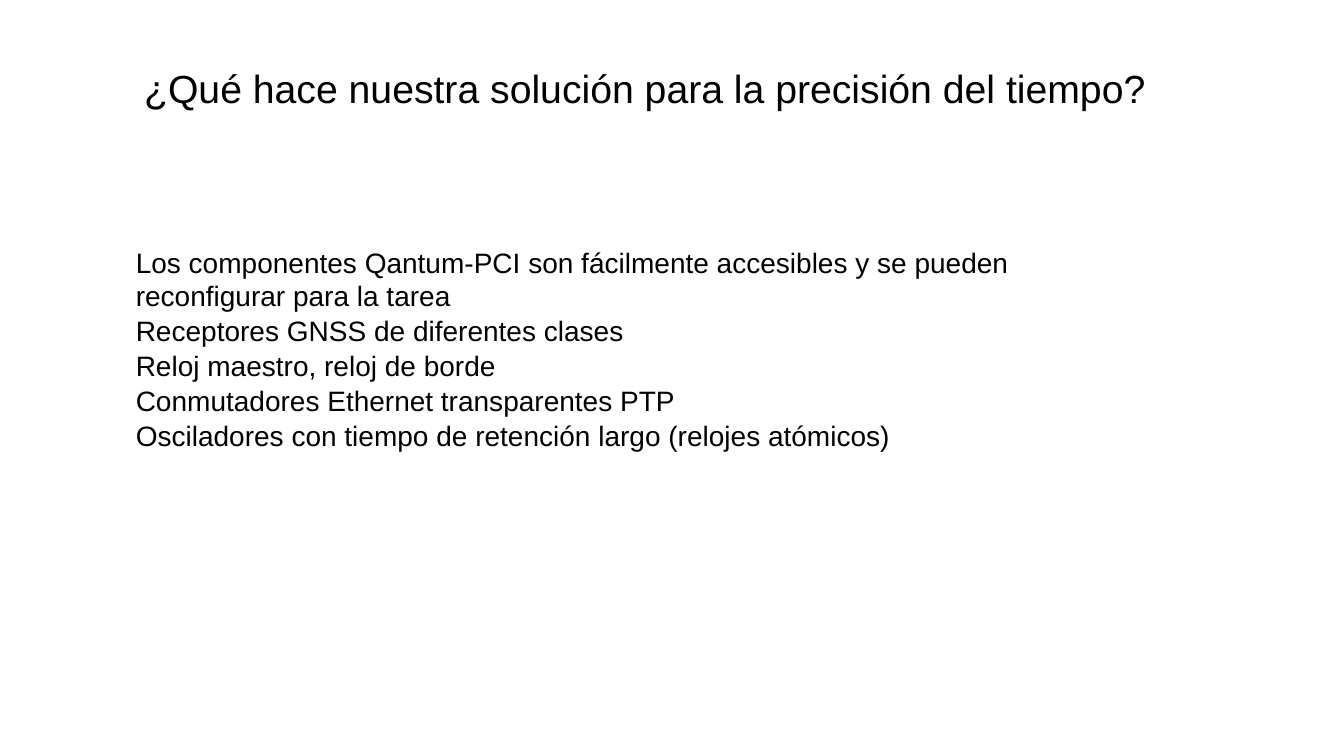
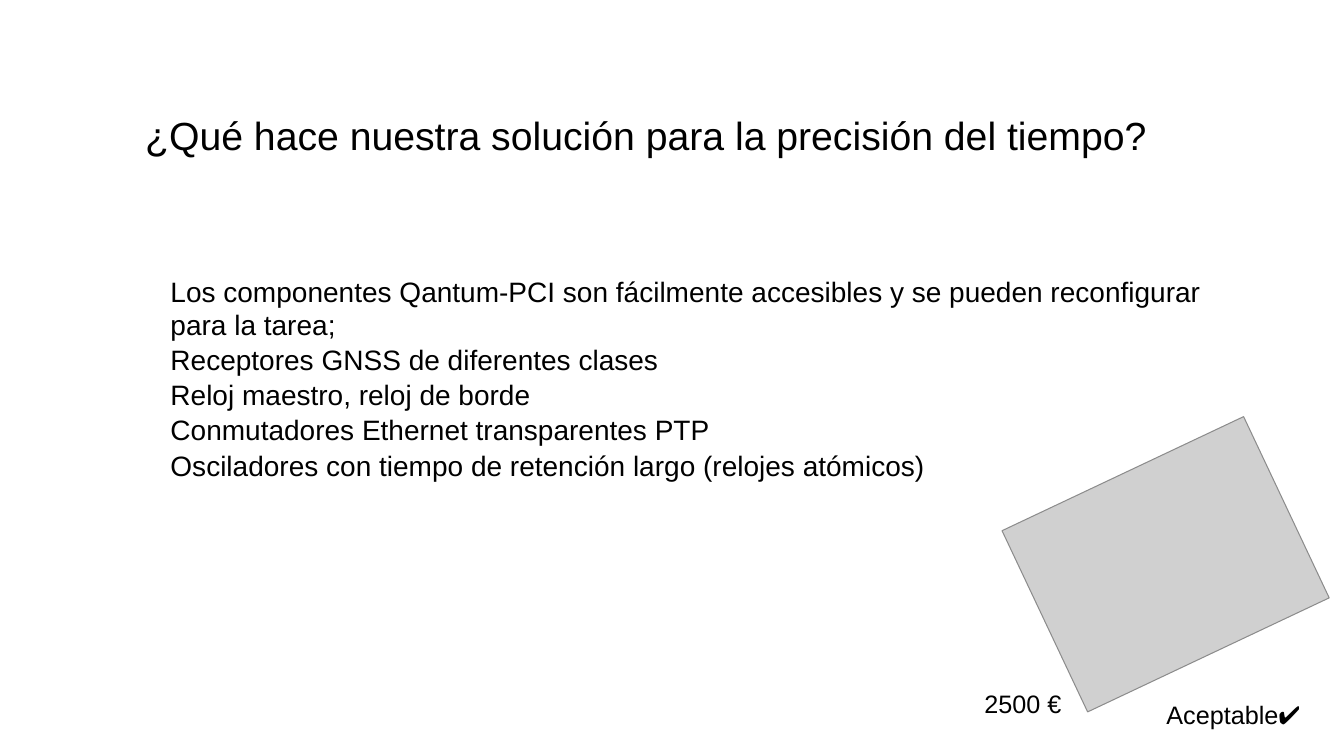
Before and after one commit to SiwaNetwork/QUANTUM, a slide deck: slide 10 of Time-Card/ДОКУМЕНТЫ/МАТЕРИАЛ СТАТЬИ/Применение в энергетике испанский.pptx. Drawn at 1344x756 pixels with LibreOffice and Linux fonts; fonts in the diff are those of the drawing; grey boxes stand for pictures. Boxes give left, top, right and bottom in pixels: in the first picture for what was removed or moved away, otherwise in the second. Text is boxed around its words. In the diff, an @@ line names an element or a change of style, - is before the commit and + after.

```diff
--- a/Time-Card/ДОКУМЕНТЫ/МАТЕРИАЛ СТАТЬИ/Применение в энергетике испанский.pptx
+++ b/Time-Card/ДОКУМЕНТЫ/МАТЕРИАЛ СТАТЬИ/Применение в энергетике испанский.pptx
@@ title "¿Qué hace nuestra solución para ...": place and size @@
-title "¿Qué hace nuestra solución para ..." at box(144, 74, 1145, 111)
+title "¿Qué hace nuestra solución para ..." at box(145, 121, 1146, 158)
@@ text "Los componentes Qantum-PCI son fácilmente ...": place and size @@
-text "Los componentes Qantum-PCI son fácilmente ..." at box(136, 252, 1008, 452)
+text "Los componentes Qantum-PCI son fácilmente ..." at box(170, 281, 1200, 481)
@@ text at box(170, 281, 1200, 340): text changed @@
-Los componentes Qantum-PCI son fácilmente accesibles y se pueden reconfigurar para la tarea
+Los componentes Qantum-PCI son fácilmente accesibles y se pueden reconfigurar para la tarea;
@@ picture added at box(1002, 416, 1330, 712) @@
@@ text added at box(984, 695, 1040, 714), 18 pt, text #000000 @@
+2500 €
@@ text added at box(1166, 705, 1300, 730), 18 pt, text #000000 @@
+Aceptable✔
```
Also in this commit, not shown: 16 other slides changed, 4 other files.
